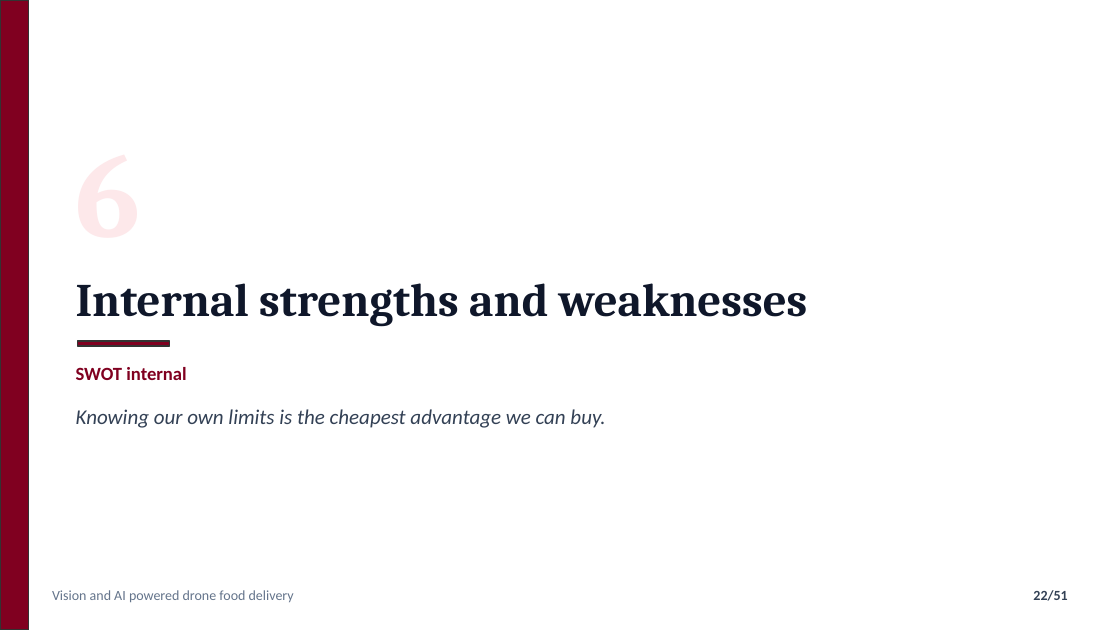
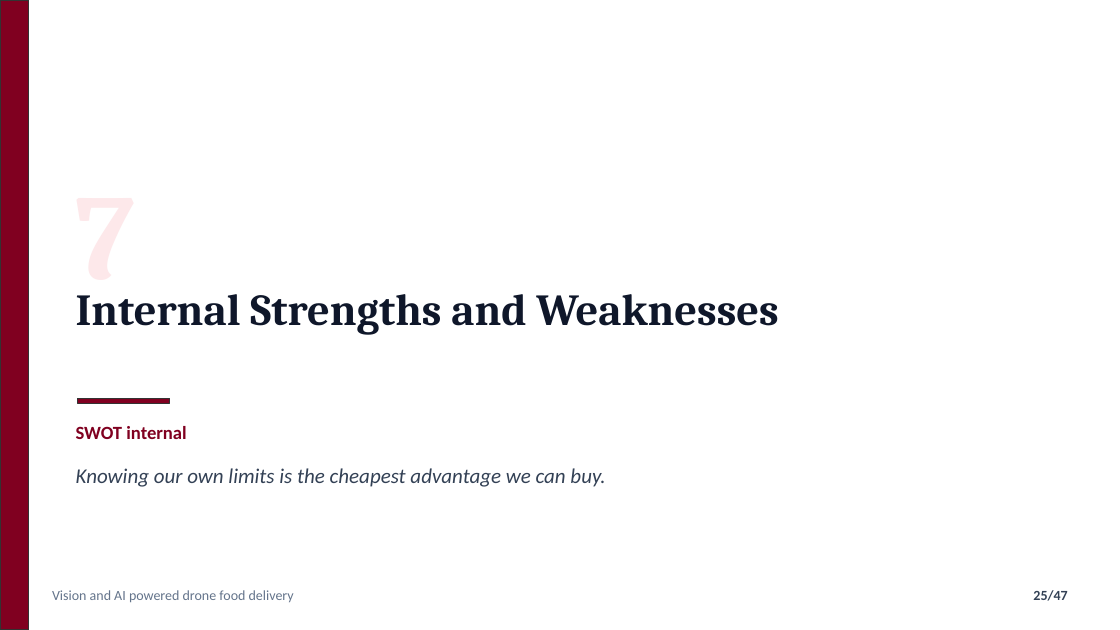
Before and after one commit to nafiskabbo/presentation-hum, a slide deck: slide 25 of output/AeroSetu_Group_Presentation-v1.pptx (slide 22 before the commit). Drawn at 1120x630 pixels with LibreOffice and Linux fonts; fonts in the diff are those of the drawing. Boxes give left, top, right and bottom in pixels: in the first picture for what was removed or moved away, otherwise in the second. Text is boxed around its words. In the diff, an @@ line names an element or a change of style, - is before the commit and + after.

```diff
--- a/output/AeroSetu_Group_Presentation-v1.pptx
+++ b/output/AeroSetu_Group_Presentation-v1.pptx
@@ text at [76,294,778,335]: text changed; size 40 to 38 pt @@
-Internal strengths and weaknesses
+Internal Strengths and Weaknesses
@@ text "Internal Strengths and Weaknesses" at [76,294,778,335]: vertical alignment middle to top @@
@@ text added at [76,295,136,305], 104 pt, text #FDE8EA, bold @@
+7
@@ text "SWOT internal": place and size @@
-text "SWOT internal" at [76,367,186,380]
+text "SWOT internal" at [76,426,186,439]
@@ rectangle: place and size @@
-rectangle at [77,341,170,346]
+rectangle at [77,398,170,403]
@@ text "Knowing our own limits is ...": place and size @@
-text "Knowing our own limits is ..." at [76,409,605,428]
+text "Knowing our own limits is ..." at [76,468,605,487]
@@ page number at [1033,590,1067,601]: text changed @@
-22/51
+25/47
```
Also in this commit, not shown: 44 other slides changed, 1 slide added, 5 slides removed, 3 other files.
